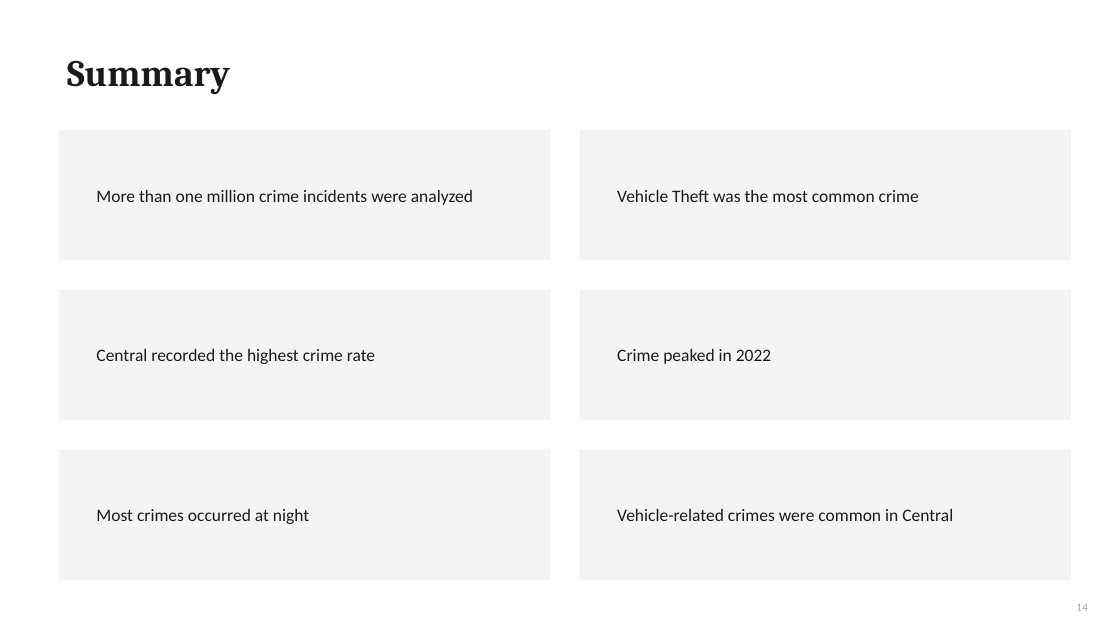
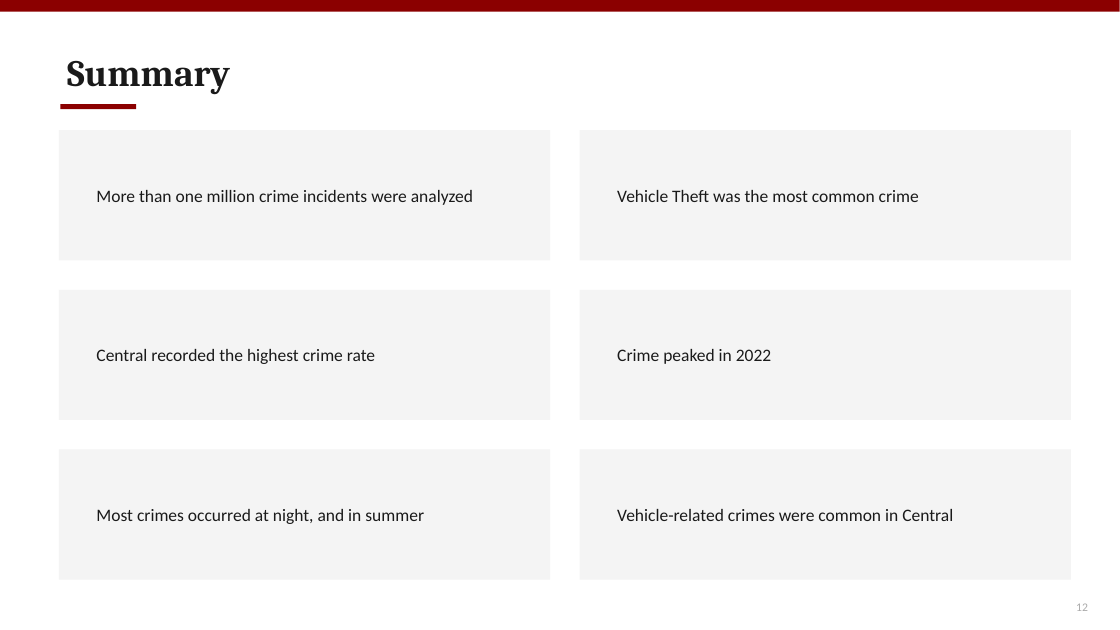
Before and after one commit to fatimaawachi/Analyzing-Crimes-in-LA-2020-2025-, a slide deck: slide 12 of Fatima_awachi_EDA_Project_Presentation.pptx (slide 14 before the commit). Drawn at 1120x630 pixels with LibreOffice and Linux fonts; fonts in the diff are those of the drawing. Boxes give left, top, right and bottom in pixels: in the first picture for what was removed or moved away, otherwise in the second. Text is boxed around its words. In the diff, an @@ line names an element or a change of style, - is before the commit and + after.

```diff
--- a/Fatima_awachi_EDA_Project_Presentation.pptx
+++ b/Fatima_awachi_EDA_Project_Presentation.pptx
@@ rectangle added at box(0, 0, 1120, 12), fill #8B0000 @@
@@ rectangle added at box(60, 104, 136, 109), fill #8B0000 @@
@@ text at box(96, 509, 424, 524): text changed @@
-Most crimes occurred at night
+Most crimes occurred at night, and in summer
@@ text at box(1076, 603, 1088, 611): text changed @@
-14
+12
```
Also in this commit, not shown: 9 other slides changed, 5 slides added, 6 slides removed, 2 other files.
